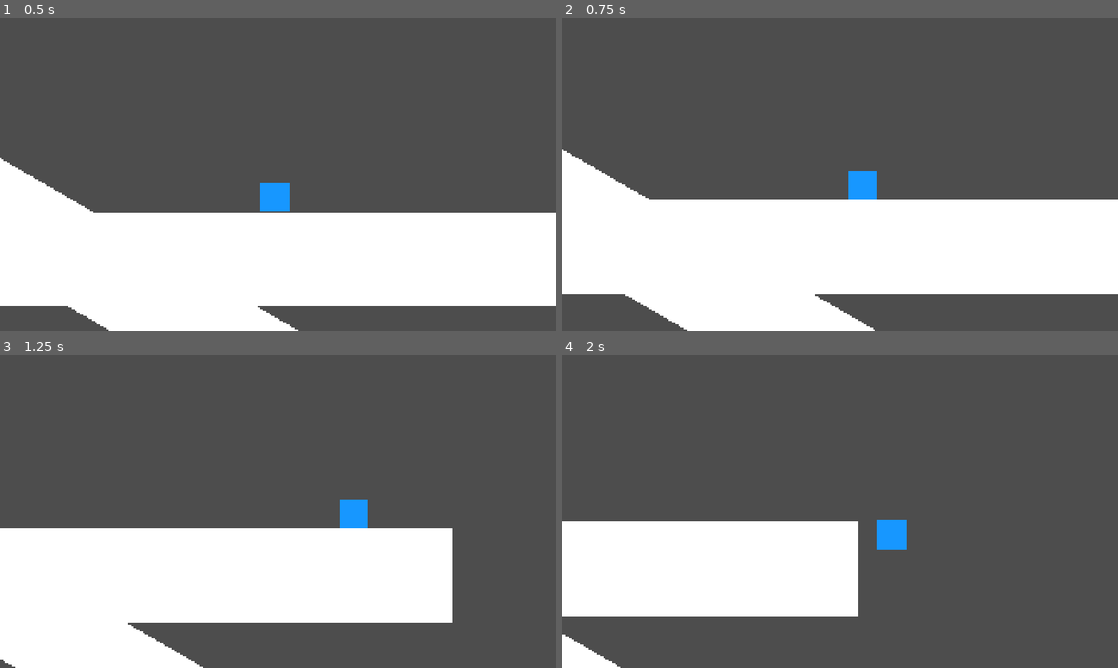
Above: before the commit, frames 1-4 (two rows, left to right).
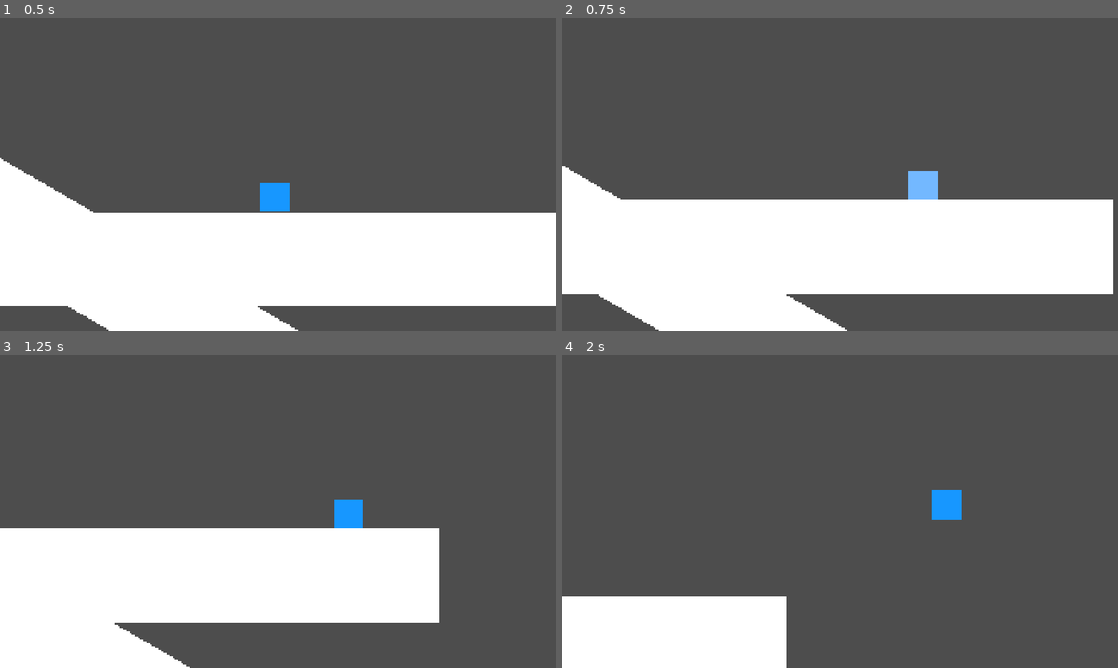
Above: after the commit, the same moments.

Repository: ruzet/SmashUltimateMovementRecreation
Game: Godot game, scene res://MovementTesting.tscn
The game is run twice, just before and just after one commit, with the same random seed, the same clock (stepped at 60 frames per second) and the same inputs.
Inputs:
- Up to frame 1 (0.5 s): no input
- Up to frame 2 (0.75 s): hold Right (ui_right) from 0.53 s (still down); hold X (Dodge, bound only after the commit) from 0.53 s (still down)
- Up to frame 3 (1.25 s): keep holding Right (ui_right); keep holding X (Dodge, bound only after the commit); tap Up (Jump, bound only before the commit) at 0.77, 1.07 s; tap Z (Dodge, bound only before the commit) at 0.8 s
- Up to frame 4 (2 s): keep holding Right (ui_right); release X (Dodge, bound only after the commit) at 1.28 s; tap Z (Dodge, bound only before the commit) at 1.35 s; tap Up (Jump, bound only before the commit) at 1.52, 1.55, 1.82 s

Frame 1 is identical in both runs. In frame 2, 3.1% of the frame differs, in the area x 0-100%, y 42-100%; in frame 3, 1.3%; in frame 4, 21%, in the area x 0-72%, y 43-100%.

Commit message:
fixed some jump related bugs and tweaked air dodging values, also binded jump to a seperate key for air dodging ux

Diff:
--- a/Player.gd
+++ b/Player.gd
@@ -16,7 +16,7 @@
 
 const DashTime = 0.4
 const DashDistance = 275
-const AirDodgeXVelocity = 500 #this is set every frame so make it lower when fine turning
+const AirDodgeXVelocity = 650 #this is set every frame so make it lower when fine turning
 const AirDodgeYVelocity = -700
 
 var XVelocity = 0
@@ -34,6 +34,7 @@
 var JumpDebounce = false
 var ResetJumpDebounce = false
 var DodgeDebounce = false
+var IsJumping = false
 
 func ResetJumpDebounceFunction():
 	ResetJumpDebounce = true
@@ -101,6 +102,11 @@
 
 func _input(event: InputEvent) -> void:
 	var Direction = Input.get_axis("ui_left", "ui_right")
+	if event.is_action_pressed("Jump"):
+		IsJumping = true
+	elif event.is_action_released("Jump"):
+		IsJumping = false
+
 	if event.is_action_pressed("Jump") && CurrentJumps != 0 && !JumpDebounce && !Dodging && !AirDodging:
 		if CurrentJumps == Jumps:
 			YVelocity = JumpPower
@@ -108,9 +114,9 @@
 			YVelocity = DoubleJumpPower
 		CurrentJumps -= 1
 		JumpDebounce = true
-		await get_tree().create_timer(0.05).timeout
+		await get_tree().create_timer(0.2).timeout
 		JumpDebounce = false
-		if !OnGround && Input.get_axis("ui_down", "ui_up") != 1:
+		if !OnGround && IsJumping == false && YVelocity < ShortJumpPower:
 			YVelocity = ShortJumpPower
 	elif event.is_action_pressed("Dodge") && !DodgeDebounce:
 		if OnGround:
@@ -146,12 +152,13 @@
 			elif !AirDodging:
 				XVelocity = TargetXVelocity + (XVelocity - TargetXVelocity) * exp(-Acceleration * delta)
 
-			if UnrotatedXVelocity > 0 && self.rotation < self.floor_max_angle:
-				YVelocity = (UnrotatedXVelocity * (get_floor_normal().x * Direction)) * SpeedMultiplier
-			else:
-				if !JumpDebounce:
-					if Direction == 0:
-						YVelocity = 0 + (YVelocity - 0) * exp(-Deceleration * delta)
+			if !JumpDebounce:
+				if Direction != 0 && self.rotation < self.floor_max_angle:
+					YVelocity = (UnrotatedXVelocity * (get_floor_normal().x * Direction)) * SpeedMultiplier
+				elif Direction == 0:
+					YVelocity = 0 + (YVelocity - 0) * exp(-Deceleration * delta)
+				else:
+					YVelocity = 0
 		else:
 			self.rotation_degrees = 0
 			TimeInAir += delta
--- a/project.godot
+++ b/project.godot
@@ -26,12 +26,12 @@
 
 Jump={
 "deadzone": 0.2,
-"events": [Object(InputEventKey,"resource_local_to_scene":fa …(140 unchanged characters)… d":false,"keycode":0,"physical_keycode":4194320,"key_label":0,"unicode":0,"location":0,"echo":false,"script":null)
+"events": [Object(InputEventKey,"resource_local_to_scene":fa …(140 unchanged characters)… d":false,"keycode":0,"physical_keycode":90,"key_label":0,"unicode":122,"location":0,"echo":false,"script":null)
 ]
 }
 Dodge={
 "deadzone": 0.2,
-"events": [Object(InputEventKey,"resource_local_to_scene":fa …(140 unchanged characters)… d":false,"keycode":0,"physical_keycode":90,"key_label":0,"unicode":122,"location":0,"echo":false,"script":null)
+"events": [Object(InputEventKey,"resource_local_to_scene":fa …(140 unchanged characters)… d":false,"keycode":0,"physical_keycode":88,"key_label":0,"unicode":120,"location":0,"echo":false,"script":null)
 ]
 }
 
